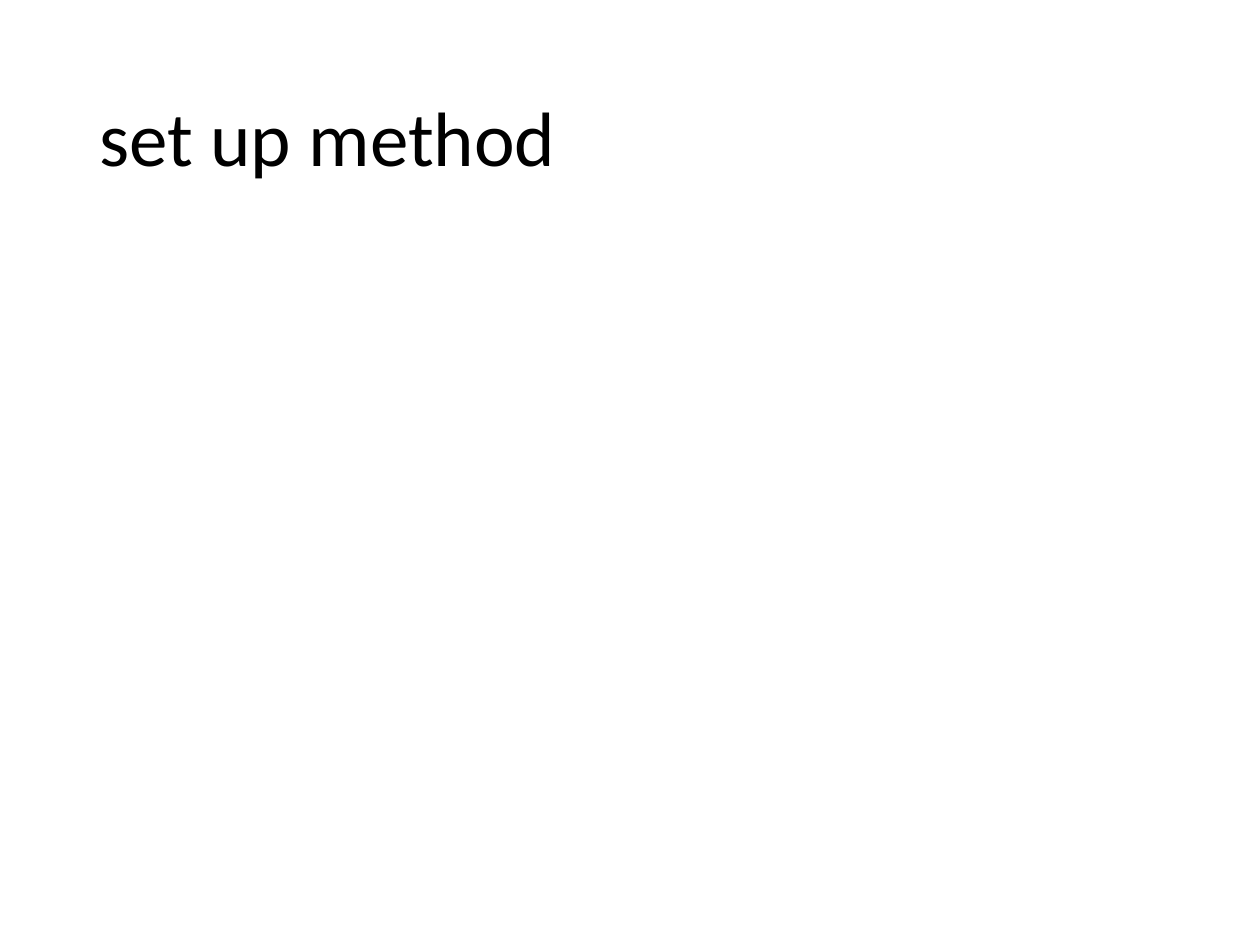
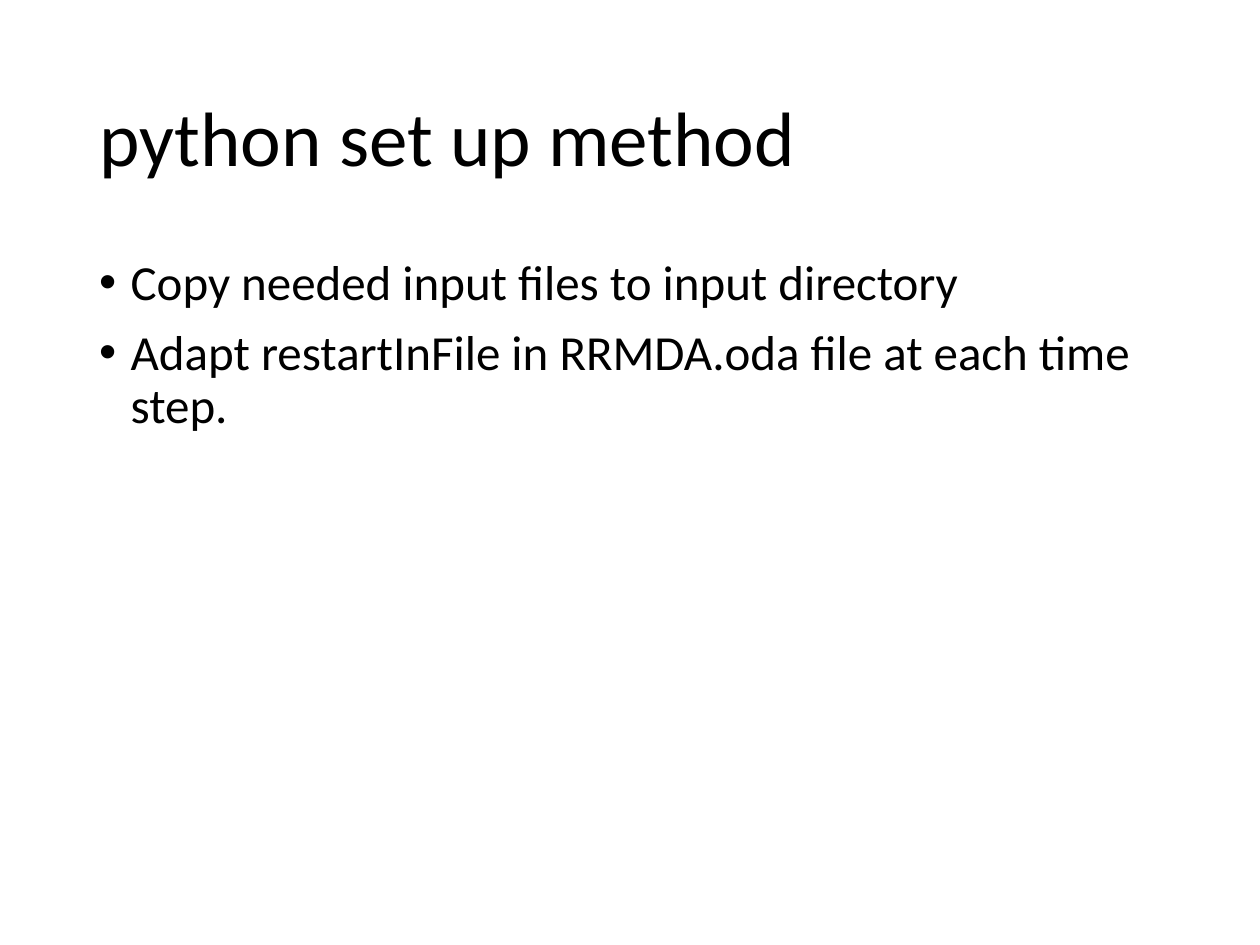
Before and after one commit to hydrosolutions/model_RRMDA_Themi, a slide deck: slide 4 of Layout-openDA_RRMDA_Themi.pptx. Drawn at 1260x945 pixels with LibreOffice and Linux fonts; fonts in the diff are those of the drawing. Boxes give left, top, right and bottom in pixels: in the first picture for what was removed or moved away, otherwise in the second. Text is boxed around its words. In the diff, an @@ line names an element or a change of style, - is before the commit and + after.

```diff
--- a/Layout-openDA_RRMDA_Themi.pptx
+++ b/Layout-openDA_RRMDA_Themi.pptx
@@ title at [99,112,795,179]: text changed @@
-set up method
+python set up method
@@ text added at [131,266,1130,431], 28 pt, text #000000 @@
+• Copy needed input files to input directory
+• Adapt restartInFile in RRMDA.oda file at each time step.
```
Also in this commit, not shown: 2 other slides changed, 5 other files.
